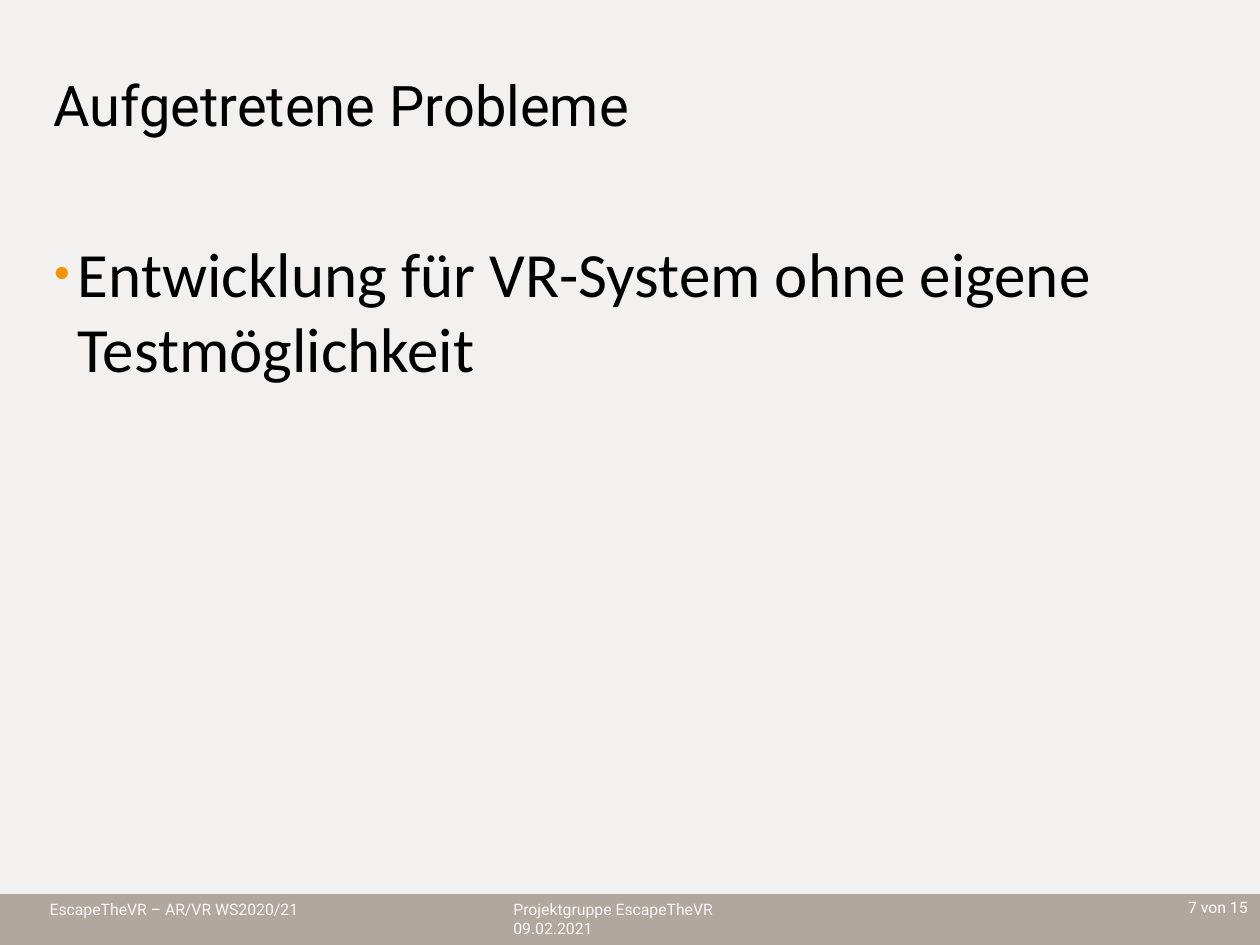
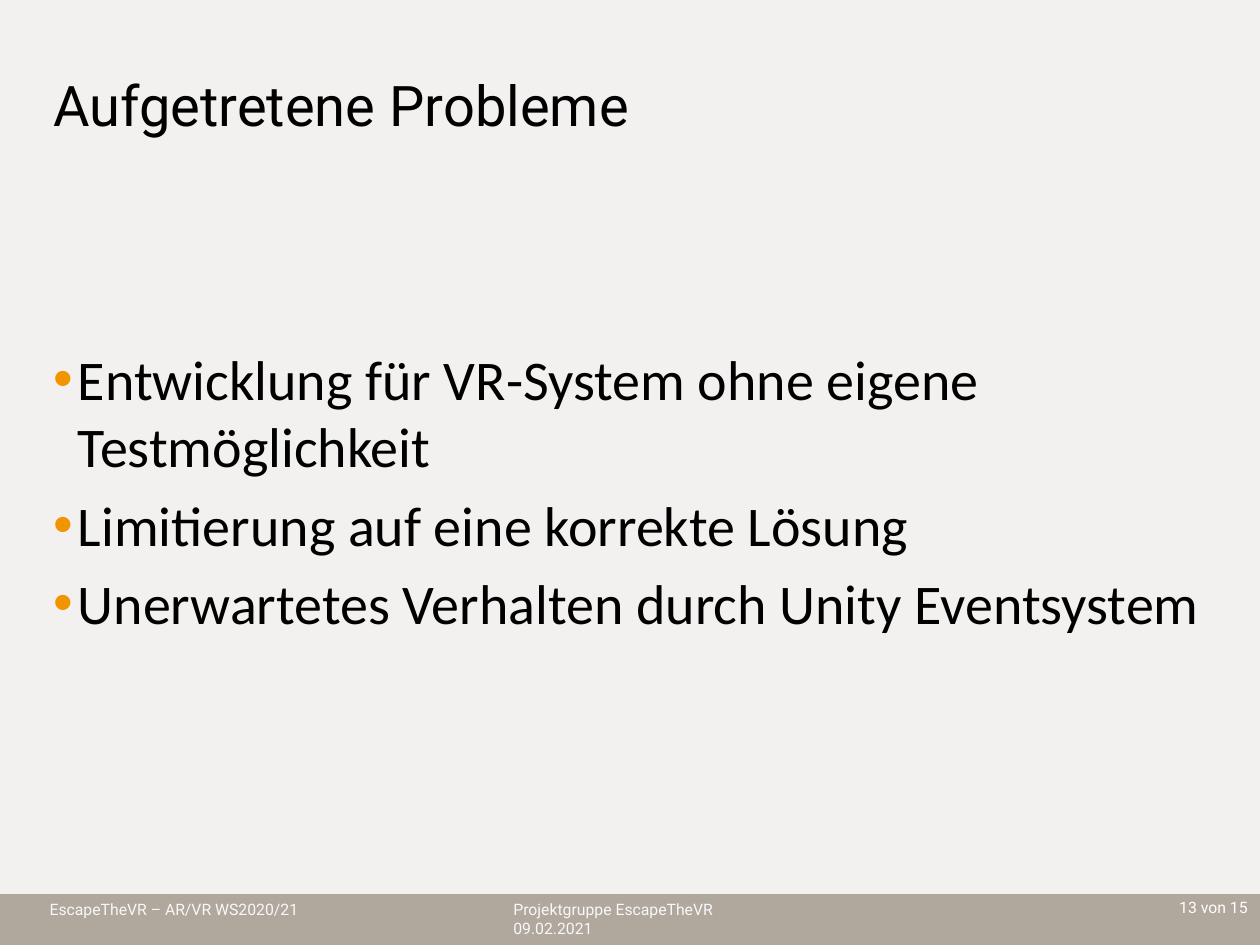
Before and after one commit to sebastian-steindl/EscapeTheVR, a slide deck: slide 13 of Präsentation.pptx (slide 7 before the commit). Drawn at 1260x945 pixels with LibreOffice and Linux fonts; fonts in the diff are those of the drawing; background and template pictures are left out. Boxes give left, top, right and bottom in pixels: in the first picture for what was removed or moved away, otherwise in the second. Text is boxed around its words. In the diff, an @@ line names an element or a change of style, - is before the commit and + after.

Commit message:
Updated powerpoint

```diff
--- a/Präsentation.pptx
+++ b/Präsentation.pptx
@@ text "Entwicklung für VR-System ohne eigene ..." moved from (x1=78, y1=253, x2=1091, y2=383) to (x1=78, y1=361, x2=1198, y2=633) @@
@@ text "Entwicklung für VR-System ohne eigene ..." at (x1=78, y1=361, x2=1198, y2=633): vertical alignment top to middle @@
@@ text at (x1=78, y1=361, x2=979, y2=477): size 36 to 32 pt, highlight none to #000000 in "Entwicklung für VR-System ohne eigene Testmöglichkeit"; bullet ● to • @@
@@ text at (x1=78, y1=507, x2=1198, y2=633): paragraphs added @@
+• Limitierung auf eine korrekte Lösung
+• Unerwartetes Verhalten durch Unity Eventsystem
@@ page number at (x1=1179, y1=902, x2=1248, y2=913): text changed @@
-7 von 15
+13 von 15
```
Also in this commit, not shown: 1 other slide changed.
